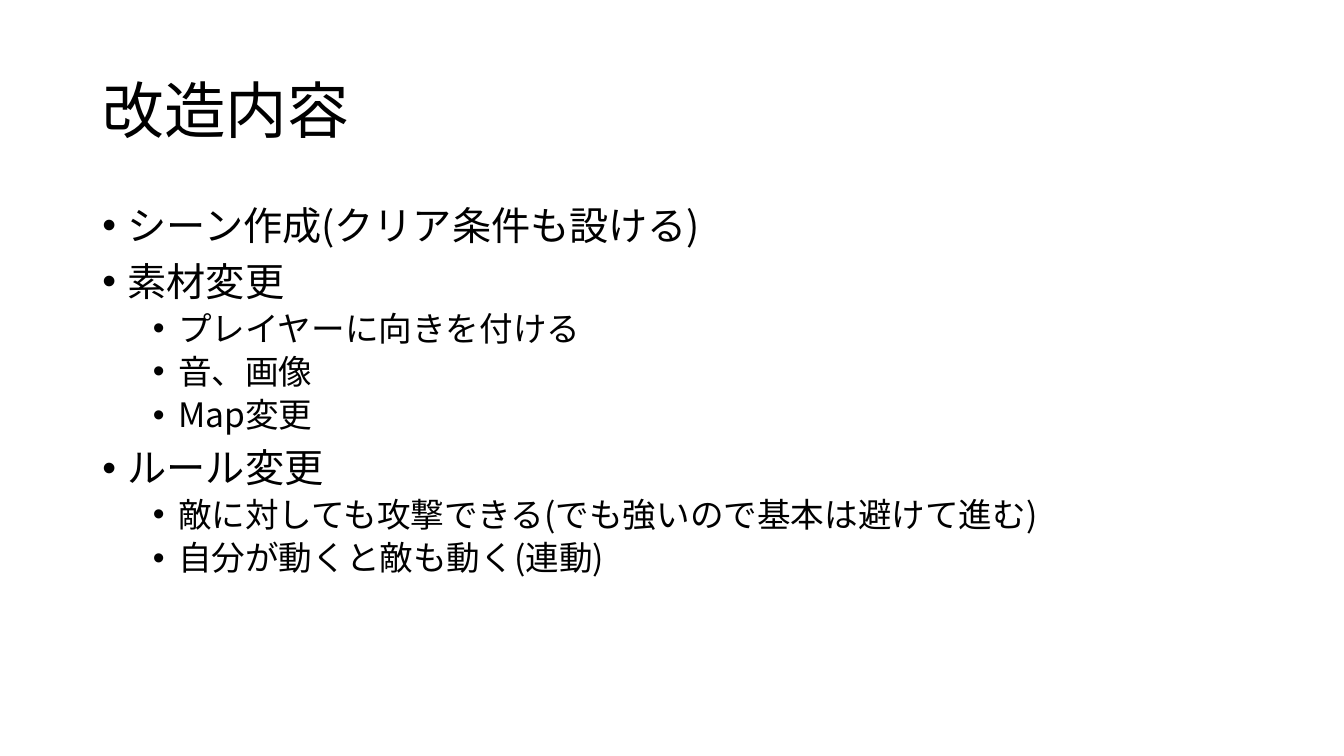
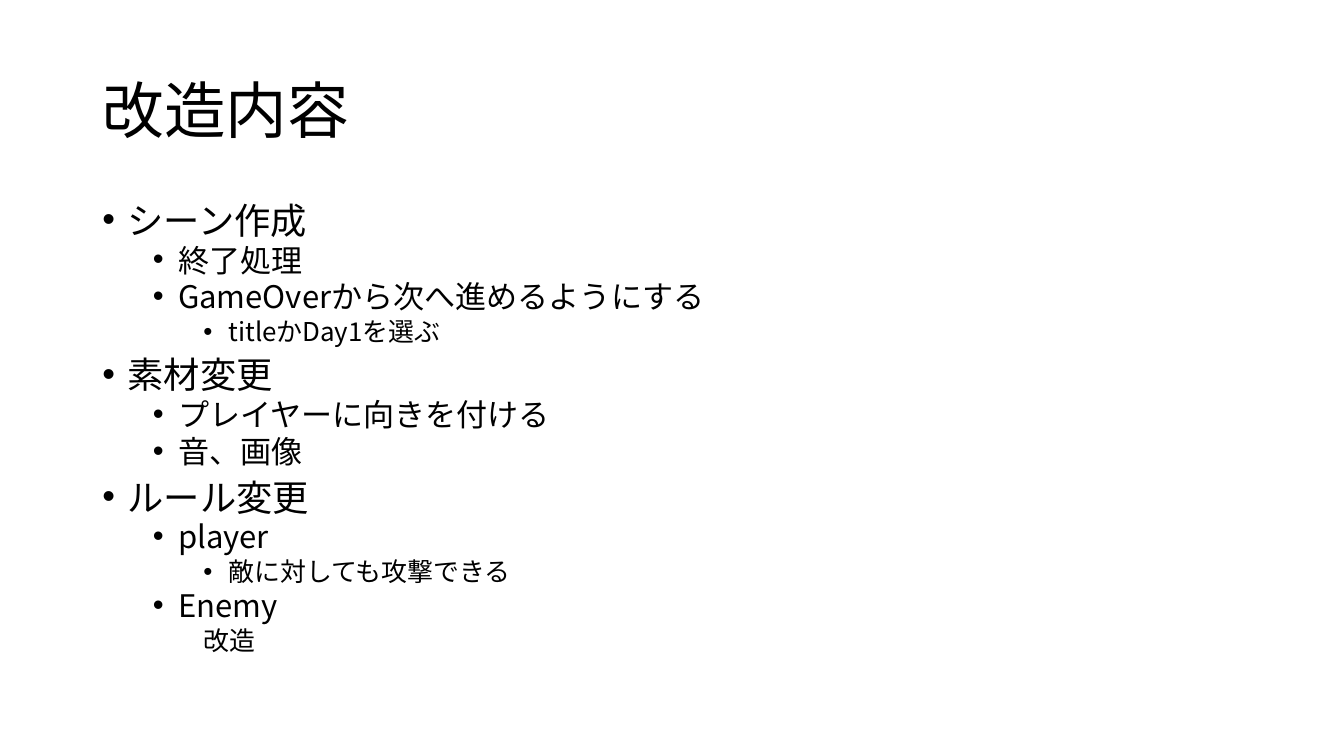
Before and after one commit to unity-team3/roguelike, a slide deck: slide 2 of Roguelike.pptx. Drawn at 1344x756 pixels with LibreOffice and Linux fonts; fonts in the diff are those of the drawing. Boxes give left, top, right and bottom in pixels: in the first picture for what was removed or moved away, otherwise in the second. Text is boxed around its words. In the diff, an @@ line names an element or a change of style, - is before the commit and + after.

Commit message:
pptx変更

```diff
--- a/Roguelike.pptx
+++ b/Roguelike.pptx
@@ text at (x1=128, y1=203, x2=704, y2=347): text changed; size 28 to 22.2 pt @@
-• シーン作成(クリア条件も設ける)
+• シーン作成
+  • 終了処理
+  • GameOverから次へ進めるようにする
+    • titleかDay1を選ぶ
@@ text at (x1=128, y1=357, x2=550, y2=514): size 28 to 25.9 pt in "素材変更", "ルール変更"; size 24 to 22.2 pt in "プレイヤーに向きを付ける", "音、画像"; line spacing 0.9 to 0.8 @@
@@ text at (x1=178, y1=398, x2=312, y2=435): paragraph removed @@
-  • Map変更
@@ text at (x1=178, y1=523, x2=510, y2=652): text changed; size 24 to 18.5 pt @@
-  • 敵に対しても攻撃できる(でも強いので基本は避けて進む)
-  • 自分が動くと敵も動く(連動)
+  • player
+    • 敵に対しても攻撃できる
+  • Enemy
+    改造
```
